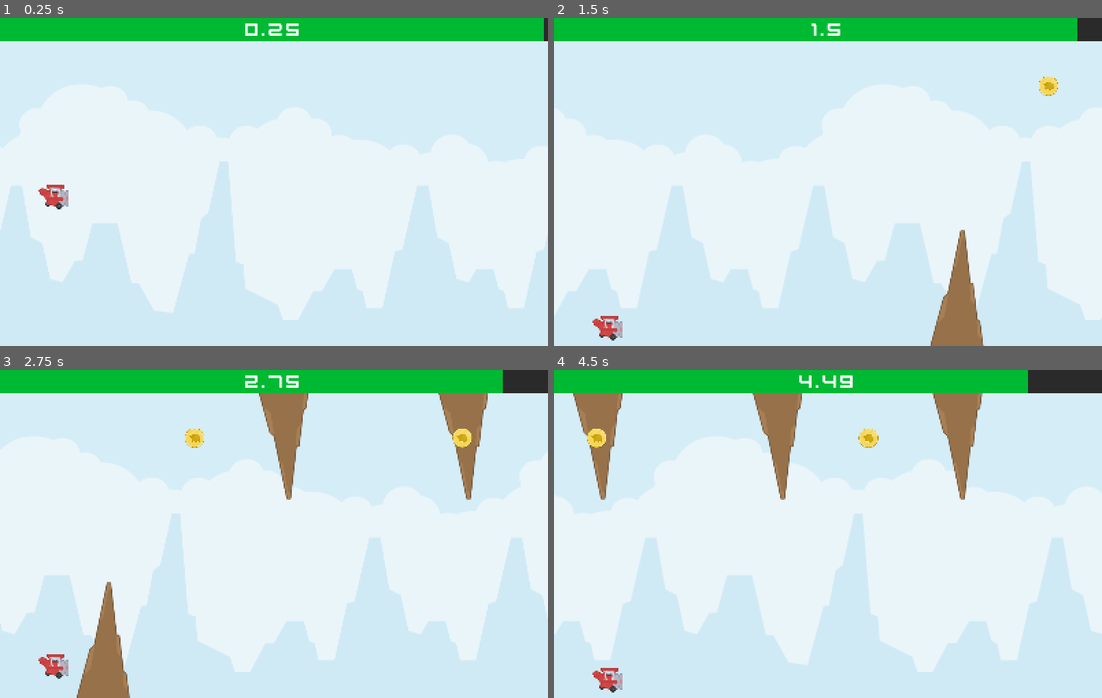
Above: before the commit, frames 1-4 (two rows, left to right).
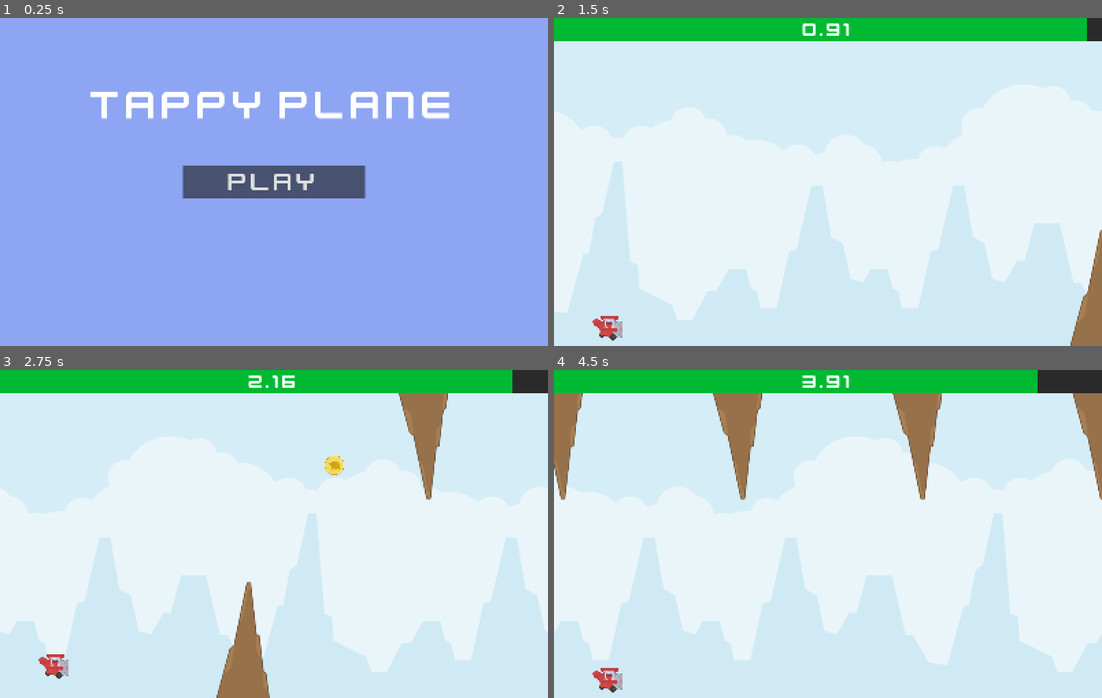
Above: after the commit, the same moments.

Repository: The-Retro-Agenda/TappyPlane
Game: Godot game, scene res://menu.tscn
The game is run twice, just before and just after one commit, with the same random seed, the same clock (stepped at 60 frames per second) and the same inputs. Before the commit the project starts from res://main.tscn.
Inputs (mouse positions are in pixels of both pictures, inside the frame that each line leads up to):
- Up to frame 1 (0.25 s): no input
- Up to frame 2 (1.5 s): click (828, 182) at 0.5 s, where only the run after the commit has a clickable "Play"; move the mouse to (948, 165) at 1.27 s; click (948, 165) at 1.35 s
- Up to frame 3 (2.75 s): move the mouse to (164, 550) at 2.02 s; click (164, 550) at 2.1 s
- Up to frame 4 (4.5 s): move the mouse to (882, 461) at 2.77 s; click (882, 461) at 2.85 s; move the mouse to (800, 599) at 3.52 s; click (800, 599) at 3.6 s; move the mouse to (992, 583) at 4.27 s; click (992, 583) at 4.35 s

The runs differ from the first frame. In frame 1, 99% of the frame differs, in the area x 0-100%, y 0-100%; in frame 2, 14%; in frame 3, 20%; in frame 4, 21%.

Commit message:
Added title screen and coin collision that increases health

Diff:
--- a/coin.tscn
+++ b/coin.tscn
@@ -3,7 +3,7 @@
 [ext_resource type="Texture2D" uid="uid://lvxn0f7cff4n" path="res://Assets-TappyPlane/Coin.png" id="1_d5gmh"]
 
 [sub_resource type="CircleShape2D" id="CircleShape2D_0t63x"]
-radius = 72.0278
+radius = 106.019
 
 [node name="Coin" type="Area2D" groups=["DynamicObject"]]
 scale = Vector2(0.5, 0.5)
--- a/main.gd
+++ b/main.gd
@@ -1,13 +1,19 @@
 extends Node
 
+# obstacle variables
 @export var obstacleScene : PackedScene
 var spawnedOffsetX : int = 1700
 var random : int
+var lastObstaclePosition : String
 
+# coin variables
 @export var coinScene : PackedScene
+@export var coinHealth : float
 
+# scrolling speed
+var dynamicObjectSpeed : int = 700
 
-var dynamicObjectSpeed : int = 700
+# player variables
 var healthDecreaseSpeed : int = 3
 var health : float = 100
 var score : float = 0
@@ -37,21 +43,34 @@
 	obstacleInstance.position.x = spawnedOffsetX
 	if random == 0:
 		obstacleInstance.position.y = 200
+		lastObstaclePosition = "up"
 	else:
 		obstacleInstance.position.y = 800
 		obstacleInstance.scale.y *= -1
+		lastObstaclePosition = "down"
 
 func _on_coin_timer_timeout() -> void:
 	random = randi() % 3
+
+	if lastObstaclePosition == "up" and random == 0:
+		return
+
+	if lastObstaclePosition == "down" and random == 2:
+		return
+
 	var coinInstance : Area2D = coinScene.instantiate()
 	add_child(coinInstance)
 	coinInstance.position.x = spawnedOffsetX
-	coinInstance.position.y = 200 + random * 200
+	coinInstance.position.y = 280 + random * 200
+	coinInstance.body_entered.connect(_on_coin_collided.bind(coinInstance))
 
+func _on_coin_collided(body : Node2D, coinInstance : Area2D) -> void:
 
+	if body.is_in_group("Player"):
+		health += coinHealth
+		if health > 100:
+			health = 100
+		coinInstance.queue_free()
 
-	#0
-
-	#1
-
-	#2
+func _on_obstacle_collided(body : Node2D) -> void:
+	pass
--- a/main.tscn
+++ b/main.tscn
@@ -25,6 +25,7 @@
 script = ExtResource("1_h2yge")
 obstacleScene = ExtResource("4_272bh")
 coinScene = ExtResource("8_5vw27")
+coinHealth = 10.0
 
 [node name="SpawnerTimer" type="Timer" parent="."]
 wait_time = 0.75
@@ -47,11 +48,13 @@
 position = Vector2(1200, 0)
 texture = ExtResource("1_ig7tw")
 
-[node name="Player" type="RigidBody2D" parent="."]
+[node name="Player" type="RigidBody2D" parent="." groups=["Player"]]
 position = Vector2(158, 478)
 mass = 2.2
 gravity_scale = 1.6
 continuous_cd = 1
+contact_monitor = true
+max_contacts_reported = 10
 script = ExtResource("4_lquwl")
 
 [node name="Sprite2D" type="Sprite2D" parent="Player"]
--- /dev/null
+++ b/menu.gd
@@ -0,0 +1,6 @@
+extends Control
+
+
+
+func _on_play_button_pressed() -> void:
+	get_tree().change_scene_to_file("res://main.tscn")
--- /dev/null
+++ b/menu.tscn
@@ -0,0 +1,55 @@
+[gd_scene load_steps=3 format=3 uid="uid://b7f0bc72rbqco"]
+
+[ext_resource type="Script" uid="uid://b0d01xg7rmydw" path="res://menu.gd" id="1_ouk20"]
+[ext_resource type="FontFile" uid="uid://cxo02uyl8y8yq" path="res://Assets-TappyPlane/kenvector_future.ttf" id="2_mae5d"]
+
+[node name="Menu" type="Control"]
+layout_mode = 3
+anchors_preset = 15
+anchor_right = 1.0
+anchor_bottom = 1.0
+grow_horizontal = 2
+grow_vertical = 2
+script = ExtResource("1_ouk20")
+
+[node name="Background" type="ColorRect" parent="."]
+layout_mode = 1
+anchors_preset = 15
+anchor_right = 1.0
+anchor_bottom = 1.0
+grow_horizontal = 2
+grow_vertical = 2
+color = Color(0.552941, 0.647059, 0.952941, 1)
+
+[node name="TitleLabel" type="Label" parent="."]
+layout_mode = 1
+anchors_preset = 5
+anchor_left = 0.5
+anchor_right = 0.5
+offset_left = -535.0
+offset_top = 183.0
+offset_right = 536.0
+offset_bottom = 325.0
+grow_horizontal = 2
+theme_override_fonts/font = ExtResource("2_mae5d")
+theme_override_font_sizes/font_size = 125
+text = "Tappy Plane"
+
+[node name="PlayButton" type="Button" parent="."]
+layout_mode = 1
+anchors_preset = 8
+anchor_left = 0.5
+anchor_top = 0.5
+anchor_right = 0.5
+anchor_bottom = 0.5
+offset_left = -266.0
+offset_top = -49.0
+offset_right = 266.0
+offset_bottom = 49.0
+grow_horizontal = 2
+grow_vertical = 2
+theme_override_fonts/font = ExtResource("2_mae5d")
+theme_override_font_sizes/font_size = 80
+text = "Play"
+
+[connection signal="pressed" from="PlayButton" to="." method="_on_play_button_pressed"]
--- a/project.godot
+++ b/project.godot
@@ -11,7 +11,7 @@
 [application]
 
 config/name="TappyPlane"
-run/main_scene="uid://dhcbj1jjilqqy"
+run/main_scene="uid://b7f0bc72rbqco"
 config/features=PackedStringArray("4.4", "Mobile")
 config/icon="uid://ciguc3vpxdvg7"
 
@@ -30,6 +30,7 @@
 [global_group]
 
 DynamicObject=""
+Player=""
 
 [input]
 
Not shown, added: menu.gd.uid
